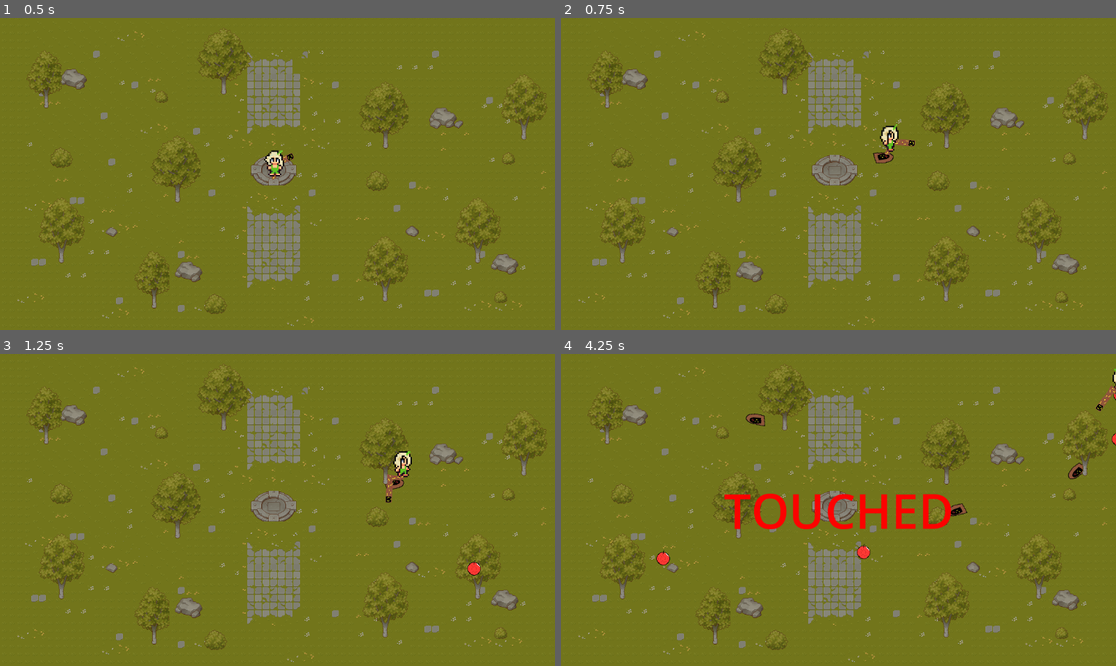
Above: before the commit, frames 1-4 (two rows, left to right).
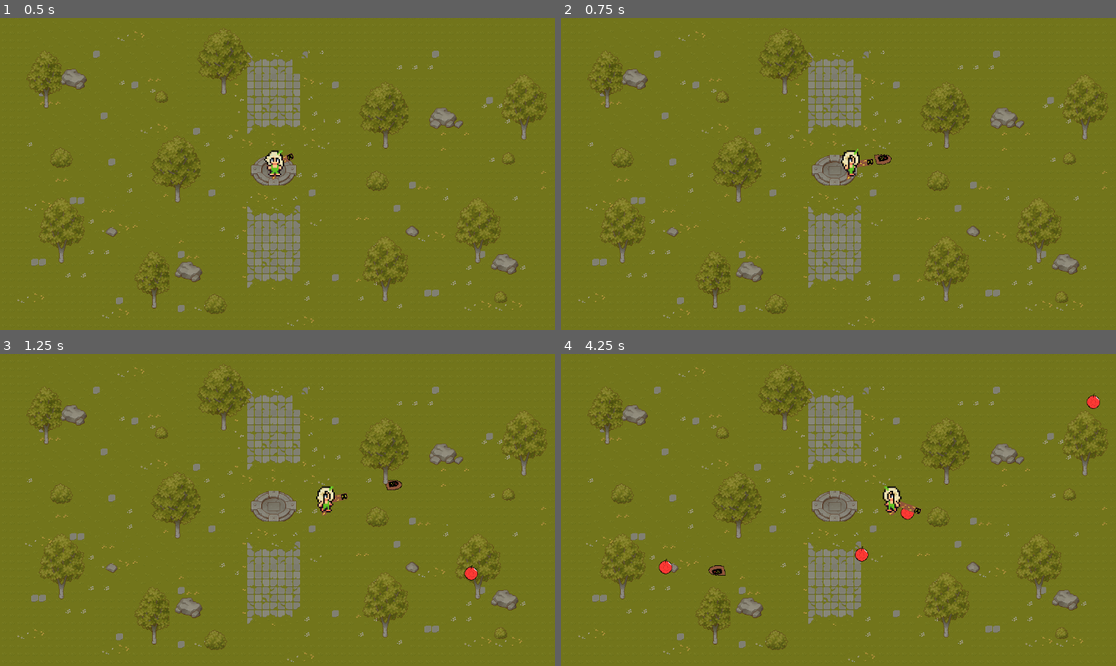
Above: after the commit, the same moments.

Repository: Jonniscoss/game-moral
Game: Godot game, scene res://scenes/world.tscn
Two runs of this game, one before a commit and one after it. Both use one fixed random seed, a clock stepped at 60 frames per second and the inputs below.
Inputs (mouse positions are in pixels of both pictures, inside the frame that each line leads up to):
- Up to frame 1 (0.5 s): no input
- Up to frame 2 (0.75 s): move the mouse to (960, 158) at 0.52 s; hold D (WalkRight) from 0.53 s (still down); click (960, 158) at 0.6 s
- Up to frame 3 (1.25 s): keep holding D (WalkRight)
- Up to frame 4 (4.25 s): move the mouse to (727, 525) at 1.27 s; release D (WalkRight) at 1.28 s; hold Down (WalkDown) 1.28-2.03 s; click (727, 525) at 1.35 s; move the mouse to (894, 441) at 2.02 s; hold D (WalkRight) 2.03-2.78 s; click (894, 441) at 2.1 s; move the mouse to (810, 572) at 2.77 s; hold W (WalkUp) 2.78-3.53 s; click (810, 572) at 2.85 s; move the mouse to (1005, 556) at 3.52 s; hold A (WalkLeft) from 3.53 s (still down); click (1005, 556) at 3.6 s

Frame 1 is identical in both runs. In frame 2, 0.6% of the frame differs, in the area x 50-64%, y 34-52%; in frame 3, 0.7%; in frame 4, 2.9%, in the area x 17-100%, y 4-72%.

Commit message:
Drop and bullets pop

Diff:
--- a/Scripts/bullet.gd
+++ b/Scripts/bullet.gd
@@ -1,9 +1,15 @@
-extends Node2D
+extends Area2D
 
-const speed = 300
+const SPEED := 300
 
-func _process(delta: float) -> void:
-	position += transform.x * speed * delta
+func _process(delta):
+	position += transform.x * SPEED * delta
 
-func _on_visible_on_screen_notifier_2d_screen_exited() -> void:
+func _on_visible_on_screen_notifier_2d_screen_exited():
 	queue_free()
+
+func _on_body_entered(body: Node2D) -> void:
+	if body.is_in_group("enemy"):
+		print("HIT:", body)
+		body.take_damage(20)
+		queue_free()
--- a/Scripts/enemy.gd
+++ b/Scripts/enemy.gd
@@ -1,26 +1,31 @@
 extends CharacterBody2D
 
-@export var speed: float = 120.0
+@export var speed := 120.0
 @export var message_label: Label
+@export var drop_item: PackedScene
+var health := 40
 var player: Node2D
 
+
 func _ready():
+	add_to_group("enemy")
+	player = get_tree().current_scene.get_node("Eva")
 	randomize()
-	player = get_tree().current_scene.get_node("Eva")
-	var time = randf_range(8.0, 12.0)
-	$Timer.wait_time = time
-	$Timer.start()
 
 func _physics_process(delta):
+	if player == null:
+		return
 	var direction = (player.global_position - global_position).normalized()
 	velocity = direction * speed
 	move_and_slide()
 
-func _on_timer_timeout() -> void:
-	speed += 25
-
-func _on_area_2d_body_entered(body: Node2D) -> void:
-	if body.name == "Eva" and message_label != null:
+func take_damage(amount: int):
+	health -= amount
+	if message_label:
 		message_label.show_message()
-	else:
+	if health <= 0:
+		if drop_item and randf() < 0.3:
+			var item = drop_item.instantiate()
+			item.position = global_position
+			get_tree().current_scene.add_child(item)
 		queue_free()
--- a/Scripts/enemy_spawner.gd
+++ b/Scripts/enemy_spawner.gd
@@ -2,17 +2,15 @@
 
 @export var enemy_prefab: PackedScene
 @export var message_label: Label
-
-# manual ground area
 @export var ground_position: Vector2
 @export var ground_size: Vector2
 
 func _ready():
-	randomize()  # make sure randf_range produces different results each run
+	randomize()
 
 func _on_timer_timeout() -> void:
 	var enemy = enemy_prefab.instantiate()
-	enemy.message_label = message_label
+	enemy.message_label = message_label  # now valid
 
 	var spawn_x = randf_range(0, ground_size.x)
 	var spawn_y = randf_range(0, ground_size.y)
--- a/Scripts/eva_lol.gd
+++ b/Scripts/eva_lol.gd
@@ -3,6 +3,8 @@
 const SPEED = 150.0
 var LastDir := Vector2.ZERO
 
+func _ready():
+	add_to_group("player")
 
 func _physics_process(_delta):
 	player_movement()
--- a/scenes/bullet.tscn
+++ b/scenes/bullet.tscn
@@ -1,24 +1,27 @@
 [gd_scene load_steps=4 format=3 uid="uid://me155bneewmt"]
 
-[ext_resource type="Script" uid="uid://b8f36q58ulgl8" path="res://Scripts/bullet.gd" id="1_y25gk"]
+[ext_resource type="Script" uid="uid://dixgkus25yjel" path="res://Scripts/bullet.gd" id="1_y25gk"]
 [ext_resource type="Texture2D" uid="uid://5b36xyioe3fl" path="res://Sprites/Bullet.png" id="2_l5glv"]
 
-[sub_resource type="RectangleShape2D" id="RectangleShape2D_y25gk"]
-size = Vector2(42, 25)
+[sub_resource type="RectangleShape2D" id="RectangleShape2D_mkf8s"]
+size = Vector2(38, 23)
 
-[node name="Bullet" type="Node2D"]
+[node name="bullet" type="Area2D" groups=["bullet"]]
+collision_mask = 2
 script = ExtResource("1_y25gk")
 
+[node name="CollisionShape2D" type="CollisionShape2D" parent="."]
+position = Vector2(2, 0.5)
+shape = SubResource("RectangleShape2D_mkf8s")
+
 [node name="Sprite2D" type="Sprite2D" parent="."]
+texture_filter = 1
+position = Vector2(-0.9999981, 3.000001)
+scale = Vector2(0.85, 0.9333334)
 texture = ExtResource("2_l5glv")
 
-[node name="VisibleOnScreenNotifier2D" type="VisibleOnScreenNotifier2D" parent="."]
-rect = Rect2(-53, -60, 123, 108)
+[node name="VisibleOnScreenEnabler2D" type="VisibleOnScreenEnabler2D" parent="."]
+position = Vector2(-18, -15)
+rect = Rect2(-10, -10, 59, 52)
 
-[node name="CharacterBody2D" type="CharacterBody2D" parent="."]
-
-[node name="CollisionShape2D" type="CollisionShape2D" parent="CharacterBody2D"]
-position = Vector2(4, -3)
-shape = SubResource("RectangleShape2D_y25gk")
-
-[connection signal="screen_exited" from="VisibleOnScreenNotifier2D" to="." method="_on_visible_on_screen_notifier_2d_screen_exited"]
+[connection signal="body_entered" from="." to="." method="_on_body_entered"]
--- a/scenes/enemy.tscn
+++ b/scenes/enemy.tscn
@@ -2,18 +2,16 @@
 
 [ext_resource type="Script" uid="uid://dvcuuhsankta0" path="res://Scripts/enemy.gd" id="1_md0e3"]
 [ext_resource type="Texture2D" uid="uid://dovr4kmvvvyq5" path="res://Sprites/apple cid.png" id="2_4ra3w"]
+[ext_resource type="PackedScene" uid="uid://cdlvio4mvp6q7" path="res://scenes/scroll_drop.tscn" id="2_5uy6h"]
 
 [sub_resource type="CircleShape2D" id="CircleShape2D_5uy6h"]
 radius = 12.0
 
-[sub_resource type="CircleShape2D" id="CircleShape2D_md0e3"]
-radius = 12.0
-
-[node name="Enemy" type="CharacterBody2D"]
+[node name="Enemy" type="CharacterBody2D" groups=["Enemy"]]
 z_index = 2
 collision_layer = 2
-collision_mask = 2
 script = ExtResource("1_md0e3")
+drop_item = ExtResource("2_5uy6h")
 
 [node name="CollisionShape2D" type="CollisionShape2D" parent="."]
 position = Vector2(0, 2)
@@ -27,11 +25,4 @@
 
 [node name="Timer" type="Timer" parent="."]
 
-[node name="Area2D" type="Area2D" parent="."]
-
-[node name="CollisionShape2D" type="CollisionShape2D" parent="Area2D"]
-position = Vector2(0, 2)
-shape = SubResource("CircleShape2D_md0e3")
-
 [connection signal="timeout" from="Timer" to="." method="_on_timer_timeout"]
-[connection signal="body_entered" from="Area2D" to="." method="_on_area_2d_body_entered"]
--- /dev/null
+++ b/scenes/scroll_drop.tscn
@@ -0,0 +1,17 @@
+[gd_scene load_steps=3 format=3 uid="uid://cdlvio4mvp6q7"]
+
+[ext_resource type="Texture2D" uid="uid://nqpjxro5287e" path="res://Sprites/Scroll_Drop.png" id="1_ecdvt"]
+
+[sub_resource type="RectangleShape2D" id="RectangleShape2D_7u3tm"]
+size = Vector2(34, 24)
+
+[node name="Scroll_Drop" type="Node2D"]
+
+[node name="Sprite2D" type="Sprite2D" parent="."]
+texture_filter = 1
+texture = ExtResource("1_ecdvt")
+
+[node name="CharacterBody2D" type="CharacterBody2D" parent="."]
+
+[node name="CollisionShape2D" type="CollisionShape2D" parent="CharacterBody2D"]
+shape = SubResource("RectangleShape2D_7u3tm")
Not shown, changed: Scripts/bullet.gd.uid
Binary file added: Sprites/Scroll_Drop.png
Not shown, added: Sprites/Scroll_Drop.png.import
